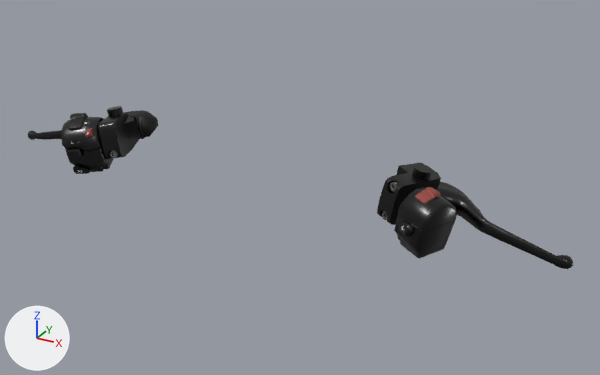
The glTF model models/SwitchAssemb_BOSS.glb as it was, and as the next commit left it.
Before and after are seen from a 50 mm lens placed at (0.555, -0.639, 0.996), pointed at (0.063, 0.255, 0.549). The lights are fixed; the arrows at lower left show +X, +Y and +Z. The older version comes first. Where no turn or scale is listed for an object, it has been applied to the vertices.

Objects in the first picture: 'ClusterFrame_L_ALMN.001', 'ClusterFrame_R_ALMN.001', 'ClutchCover.001', 'ClutchLever_STOCK.001', 'ControlAssem_LB_ALMN.001', 'ControlAssem_LT_ALMN.001', 'ControlBody_R_ALMN.001', 'FrontBrakeLever_STOCK.001' and 6 more.
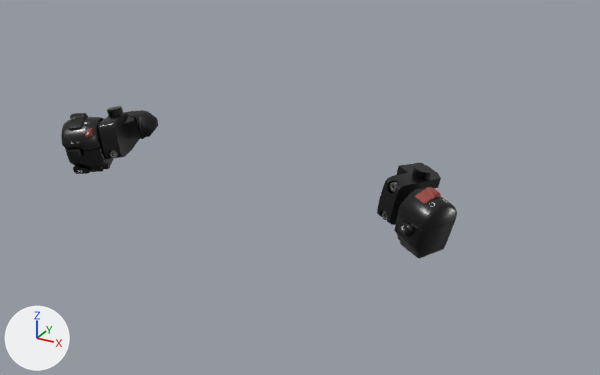
The change, as a diff of the scene's bpy script:
```diff
--- a/models/SwitchAssemb_BOSS.glb.py
+++ b/models/SwitchAssemb_BOSS.glb.py
@@ ob_clutchlever_stock_001 @@
-ob_clutchlever_stock_001 = bpy.data.objects.new('ClutchLever_STOCK.001', me_material_220)
-ob_clutchlever_stock_001.location = (-0.3554, 0.2543, 0.5541)
@@ ob_frontbrakelever_stock_001 @@
-ob_frontbrakelever_stock_001 = bpy.data.objects.new('FrontBrakeLever_STOCK.001', me_material_217)
-ob_frontbrakelever_stock_001.location = (0.0, 0.0, 0.0)
```

Pixel boxes (x1, y1, x2, y2) of what changed, in the pictures (600 x 375 px):
'FrontBrakeLever_STOCK.001', deleted (black): before (434, 182, 573, 269)
'ClutchLever_STOCK.001', deleted: before (28, 130, 62, 140)
